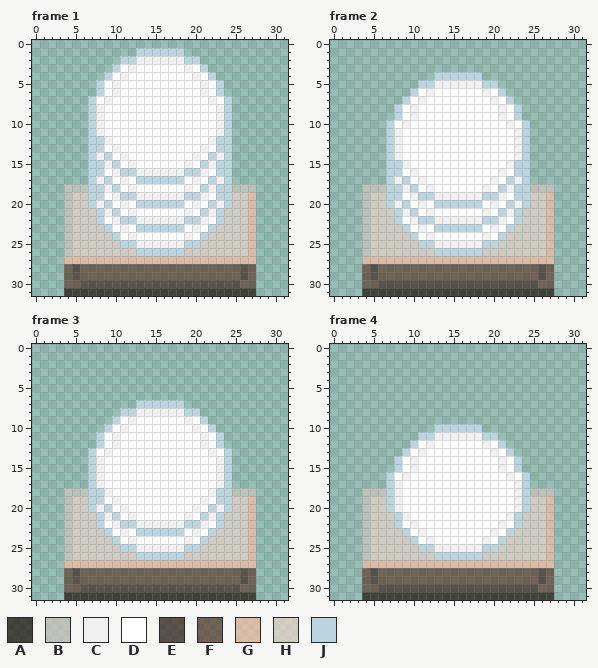
Edited in one commit: pixel-art file (sprite_assets/kitchen/spr_plate_stacks_lvl_one.aseprite). Above, as it was before the edit.
32x32 pixels, 5 frames. Shown: frame 1, frame 2, frame 3, frame 4. The commit also changed other frames, which this record leaves out.
Palette (. is transparent): A #261a15bd  B #cbc3bfbd  C #f0f0f0  D #ffffff  E #442f26bd  F #624436bd  G #f1bda5bd  H #e4d2cabd  J #bad5de
After:
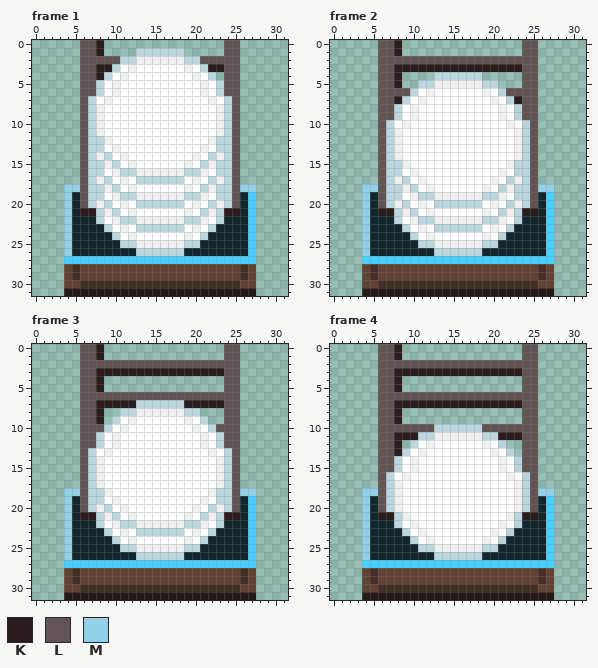
Colours new in this view: K #2b1d1d  L #625454  M #92d0e7
The exact change:
layer "Layer 1" opacity 74% -> 100%
layer "Layer 2" added
colour A: #261a15bd -> #261a15
colour E: #442f26bd -> #442f26
colour F: #624436bd -> #624436
colour G: #f1bda5bd -> #4acfff
colour H: #e4d2cabd -> #14272e
Frame 1, layers "Layer 2", "Layer 1":
y 0..1: x 6..8 ... -> LLK; x 24..25 .. -> LL
y 2: x 6..10 ..... -> LLLLL; x 21..25 ..... -> LLLLL
y 3: x 6..9 .... -> LLKK; x 22..25 .... -> KKLL
y 4: x 6..8 ... -> LLK; x 24..25 .. -> LL
y 5..6: x 6..7 .. -> LL; x 24..25 .. -> LL
y 7..17: x 6 . -> L; x 25 . -> L
y 18: x 4..6 BBB -> MML; x 25..27 BBB -> LMM
y 19..20: x 4 B -> M; x 6 H -> L; x 25 H -> L
y 21: x 4 B -> M; x 6..7 HH -> KK; x 24..25 HH -> KK
y 22..26: x 4 B -> M
Frame 2, layers "Layer 2", "Layer 1":
y 0..1: x 6..8 ... -> LLK; x 24..25 .. -> LL
y 2: x 6..25 .................... -> LLLLLLLLLLLLLLLLLLLL
y 3: x 6..25 .................... -> LLKKKKKKKKKKKKKKKKLL
y 4..5: x 6..8 ... -> LLK; x 24..25 .. -> LL
y 6: x 6..9 .... -> LLLL; x 22..25 .... -> LLLL
y 7: x 6..8 ... -> LLK; x 23..25 ... -> KLL
y 8..9: x 6..7 .. -> LL; x 24..25 .. -> LL
y 10..17: x 6 . -> L; x 25 . -> L
y 18: x 4..6 BBB -> MML; x 25..27 BBB -> LMM
y 19..20: x 4 B -> M; x 6 H -> L; x 25 H -> L
y 21: x 4 B -> M; x 6..7 HH -> KK; x 24..25 HH -> KK
y 22..26: x 4 B -> M
Frame 3, layers "Layer 2", "Layer 1":
y 0..1: x 6..8 ... -> LLK; x 24..25 .. -> LL
y 2: x 6..25 .................... -> LLLLLLLLLLLLLLLLLLLL
y 3: x 6..25 .................... -> LLKKKKKKKKKKKKKKKKLL
y 4..5: x 6..8 ... -> LLK; x 24..25 .. -> LL
y 6: x 6..25 .................... -> LLLLLLLLLLLLLLLLLLLL
y 7: x 6..12 ....... -> LLKKKKK; x 19..25 ....... -> KKKKKLL
y 8..9: x 6..8 ... -> LLK; x 24..25 .. -> LL
y 10: x 6..8 ... -> LLL; x 23..25 ... -> LLL
y 11..12: x 6..7 .. -> LL; x 24..25 .. -> LL
y 13..17: x 6 . -> L; x 25 . -> L
y 18: x 4..6 BBB -> MML; x 25..27 BBB -> LMM
y 19..20: x 4 B -> M; x 6 H -> L; x 25 H -> L
y 21: x 4 B -> M; x 6..7 HH -> KK; x 24..25 HH -> KK
y 22..26: x 4 B -> M
Frame 4, layers "Layer 2", "Layer 1":
y 0..1: x 6..8 ... -> LLK; x 24..25 .. -> LL
y 2: x 6..25 .................... -> LLLLLLLLLLLLLLLLLLLL
y 3: x 6..25 .................... -> LLKKKKKKKKKKKKKKKKLL
y 4..5: x 6..8 ... -> LLK; x 24..25 .. -> LL
y 6: x 6..25 .................... -> LLLLLLLLLLLLLLLLLLLL
y 7: x 6..25 .................... -> LLKKKKKKKKKKKKKKKKLL
y 8..9: x 6..8 ... -> LLK; x 24..25 .. -> LL
y 10: x 6..12 ....... -> LLLLLLL; x 19..25 ....... -> LLLLLLL
y 11: x 6..10 ..... -> LLKKK; x 21..25 ..... -> KKKLL
y 12..13: x 6..8 ... -> LLK; x 24..25 .. -> LL
y 14..15: x 6..7 .. -> LL; x 24..25 .. -> LL
y 16..17: x 6 . -> L; x 25 . -> L
y 18: x 4..6 BBB -> MML; x 25..27 BBB -> LMM
y 19..20: x 4 B -> M; x 6 H -> L; x 25 H -> L
y 21: x 4 B -> M; x 6..7 HH -> KK; x 24..25 HH -> KK
y 22..26: x 4 B -> M
Changed places in both pictures, as pixel boxes (x1, y1, x2, y2):
changed: (64, 40, 256, 296)
changed: (362, 40, 554, 296)
changed: (64, 344, 256, 600)
changed: (362, 344, 554, 600)
